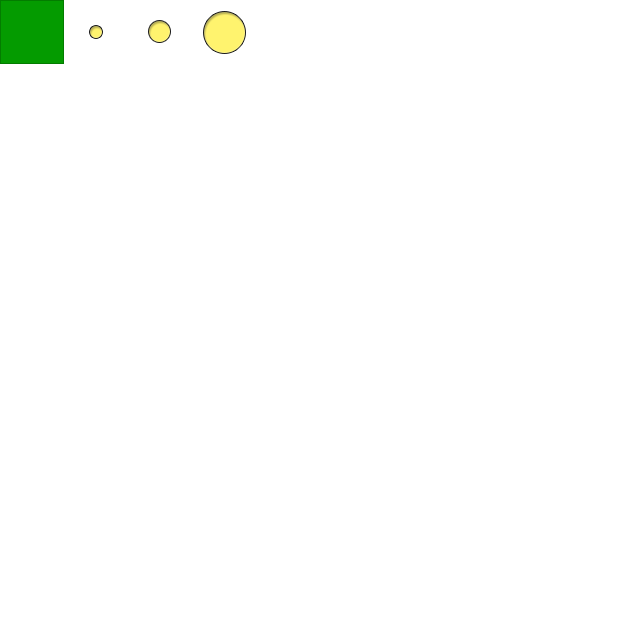
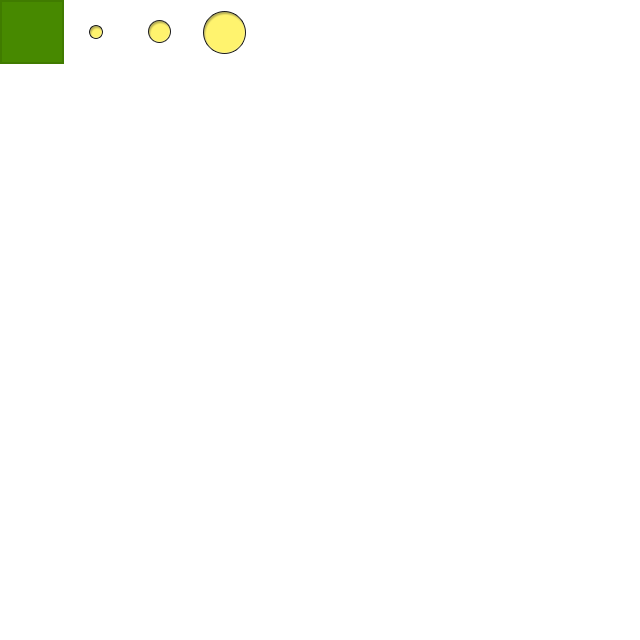
The second 640×640 image is a revision of the first. Changes to its layers:
pixels changed over [0, 0, 64, 64] (layer not identified)
